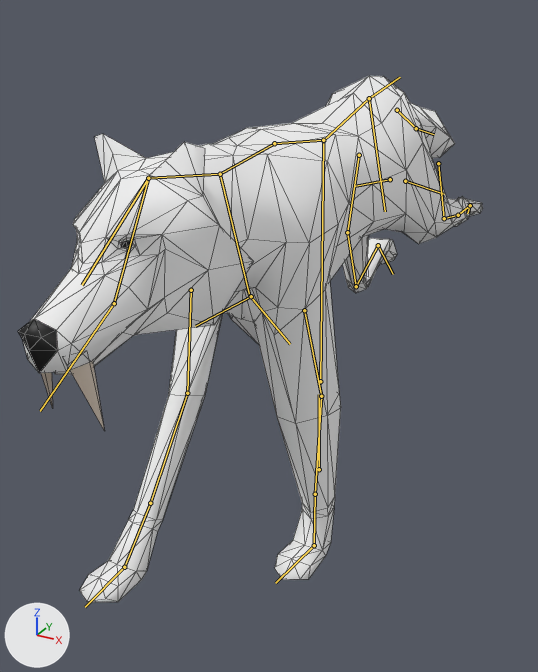
An edit to the glTF model assets/glb/races/hyena.glb, drawn before and after from the same camera.
The view is the same before and after, from a camera (50 mm lens) standing at (1.08, -2.4, 1.61) and looking at (-0.19, -0.08, 0.44). Arrows for +X, +Y and +Z are at lower left; the lights stay in place. Both versions are drawn at frame 10 of the action 'Run'; the numbers are the values there. The bones that bend it are drawn over the model as lines. Mesh edges are drawn as thin lines.

The first picture shows 'Wolf'.
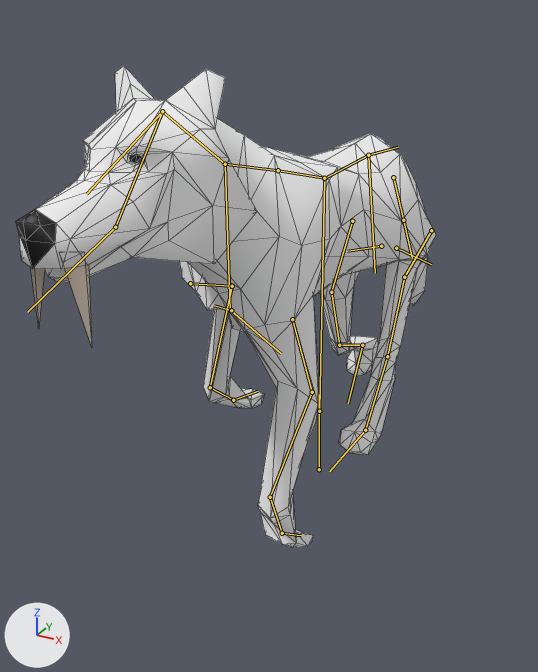
Pixel boxes (x1, y1, x2, y2) of what changed, in the pictures (538 x 672 px):
'Wolf', posed (10% narrower, 8% shorter): before (18, 76, 483, 602); after (16, 66, 436, 548)
bone 'body', root to tip: before (320, 381) to (323, 140); after (319, 411) to (324, 178)
bone 'spine3', root to tip: before (323, 140) to (369, 98); after (324, 178) to (368, 155)
bone 'tail1', root to tip: before (397, 110) to (416, 128); after (393, 177) to (403, 220)
bone 'tail2', root to tip: before (416, 128) to (434, 134); after (403, 220) to (412, 257)
bone 'fuss_L', root to tip: before (405, 181) to (444, 194); after (396, 248) to (431, 264)
bone 'fuss2_L', root to tip: before (438, 163) to (444, 218); after (431, 230) to (404, 277)
bone 'fuss3_L', root to tip: before (458, 215) to (470, 205); after (387, 356) to (365, 430)
bone 'fuss4_L', root to tip: before (470, 205) to (467, 213); after (365, 430) to (329, 471)
bone 'fuss_R', root to tip: before (390, 179) to (355, 186); after (381, 246) to (347, 251)
bone 'fuss2_R', root to tip: before (359, 155) to (347, 232); after (352, 221) to (331, 292)
bone 'fuss2_R.001', root to tip: before (347, 232) to (356, 286); after (331, 292) to (339, 345)
bone 'fuss3_R', root to tip: before (356, 286) to (378, 245); after (339, 345) to (362, 345)
bone 'fuss4_R', root to tip: before (378, 245) to (393, 274); after (362, 345) to (348, 403)
bone 'spine2', root to tip: before (323, 140) to (274, 143); after (324, 178) to (278, 170)
bone 'spine', root to tip: before (274, 143) to (220, 174); after (278, 170) to (225, 164)
bone 'hals', root to tip: before (220, 174) to (148, 178); after (225, 164) to (162, 111)
bone 'head', root to tip: before (148, 178) to (82, 285); after (162, 111) to (86, 194)
bone 'kiefer', root to tip: before (148, 178) to (114, 303); after (162, 111) to (115, 227)
bone 'arm_L', root to tip: before (250, 296) to (290, 344); after (231, 310) to (281, 353)
bone 'arm_L.001', root to tip: before (304, 310) to (321, 396); after (292, 319) to (312, 392)
bone 'arm2_L', root to tip: before (321, 396) to (315, 494); after (312, 392) to (270, 497)
bone 'arm3_L', root to tip: before (315, 494) to (314, 545); after (270, 497) to (282, 533)
bone 'hand_L', root to tip: before (314, 545) to (275, 583); after (282, 533) to (301, 535)
bone 'arm_R', root to tip: before (251, 296) to (195, 326); after (231, 310) to (214, 305)
bone 'arm_R.001', root to tip: before (191, 290) to (187, 393); after (190, 283) to (232, 286)
bone 'arm2_R', root to tip: before (187, 393) to (150, 503); after (232, 286) to (210, 387)
bone 'arm3_R', root to tip: before (150, 503) to (124, 567); after (210, 387) to (233, 400)
bone 'hand_R', root to tip: before (124, 567) to (85, 607); after (233, 400) to (258, 391)

The edits, one by one:
Bone 'body' (bone_body) moves from (0.0, 0.053, -0.002) to (0.0, -0.079, 0.003).
Bone 'body' (bone_body) turns from (0, 0, 0) to (-1, 0, 0) degrees about its own x, y and z.
Bone 'spine3' (bone_spine3) turns from (11, 0, 0) to (0, 0, 0) degrees about its own x, y and z.
Bone 'tail1' (bone_tail1) turns from (20, 0, 0) to (2, 0, 0) degrees about its own x, y and z.
Bone 'tail2' (bone_tail2) turns from (15, 0, 0) to (5, 0, 0) degrees about its own x, y and z.
Bone 'fuss_L' (bone_fuss_l) turns from (4, 6, -4) to (-2, -10, 3) degrees about its own x, y and z.
Bone 'fuss2_L' (bone_fuss2_l) turns from (10, 0, 0) to (-65, -1, -1) degrees about its own x, y and z.
Bone 'fuss3_L' (bone_fuss3_l) turns from (39, -1, 1) to (20, 0, 0) degrees about its own x, y and z.
Bone 'fuss4_L' (bone_fuss4_l) turns from (88, -11, 7) to (59, -3, -1) degrees about its own x, y and z.
Bone 'fuss_R' (bone_fuss_r) turns from (-1, 1, -1) to (1, -4, 1) degrees about its own x, y and z.
Bone 'fuss2_R' (bone_fuss2_r) turns from (-35, -1, 0) to (-46, 1, 1) degrees about its own x, y and z.
Bone 'fuss2_R.001' (bone_fuss2_r_001) turns from (-1, 0, 0) to (12, 0, 0) degrees about its own x, y and z.
Bone 'fuss3_R' (bone_fuss3_r) turns from (122, 3, 0) to (81, 2, -1) degrees about its own x, y and z.
Bone 'fuss4_R' (bone_fuss4_r) turns from (40, 0, -1) to (0, 0, 0) degrees about its own x, y and z.
Bone 'spine2' (bone_spine2) turns from (-1, 0, 0) to (-8, 0, 0) degrees about its own x, y and z.
Bone 'spine' (bone_spine) turns from (19, 0, 0) to (7, 0, 0) degrees about its own x, y and z.
Bone 'hals' (bone_hals) turns from (19, 0, 0) to (15, 0, 0) degrees about its own x, y and z.
Bone 'head' (bone_head) turns from (-28, 0, 0) to (-14, 0, 0) degrees about its own x, y and z.
Bone 'kiefer' (bone_kiefer) turns from (-28, 0, 0) to (-14, 0, 0) degrees about its own x, y and z.
Bone 'arm_L' (bone_arm_l) turns from (-20, -13, 15) to (3, 3, -2) degrees about its own x, y and z.
Bone 'arm_L.001' (bone_arm_l_001) turns from (2, 0, -1) to (0, 0, 0) degrees about its own x, y and z.
Bone 'arm2_L' (bone_arm2_l) turns from (1, 0, 0) to (-58, 1, 8) degrees about its own x, y and z.
Bone 'arm3_L' (bone_arm3_l) turns from (4, 0, 0) to (81, 7, 0) degrees about its own x, y and z.
Bone 'hand_L' (bone_hand_l) turns from (9, 2, 4) to (116, -1, -1) degrees about its own x, y and z.
Bone 'arm_R' (bone_arm_r) turns from (-40, 20, -33) to (30, -35, 17) degrees about its own x, y and z.
Bone 'arm_R.001' (bone_arm_r_001) turns from (-1, -2, 2) to (-5, -12, 22) degrees about its own x, y and z.
Bone 'arm2_R' (bone_arm2_r) turns from (-12, 11, 4) to (-75, -4, -8) degrees about its own x, y and z.
Bone 'arm3_R' (bone_arm3_r) turns from (-1, 0, 0) to (83, 2, 1) degrees about its own x, y and z.
Bone 'hand_R' (bone_hand_r) turns from (38, 6, 3) to (111, 0, 0) degrees about its own x, y and z.
